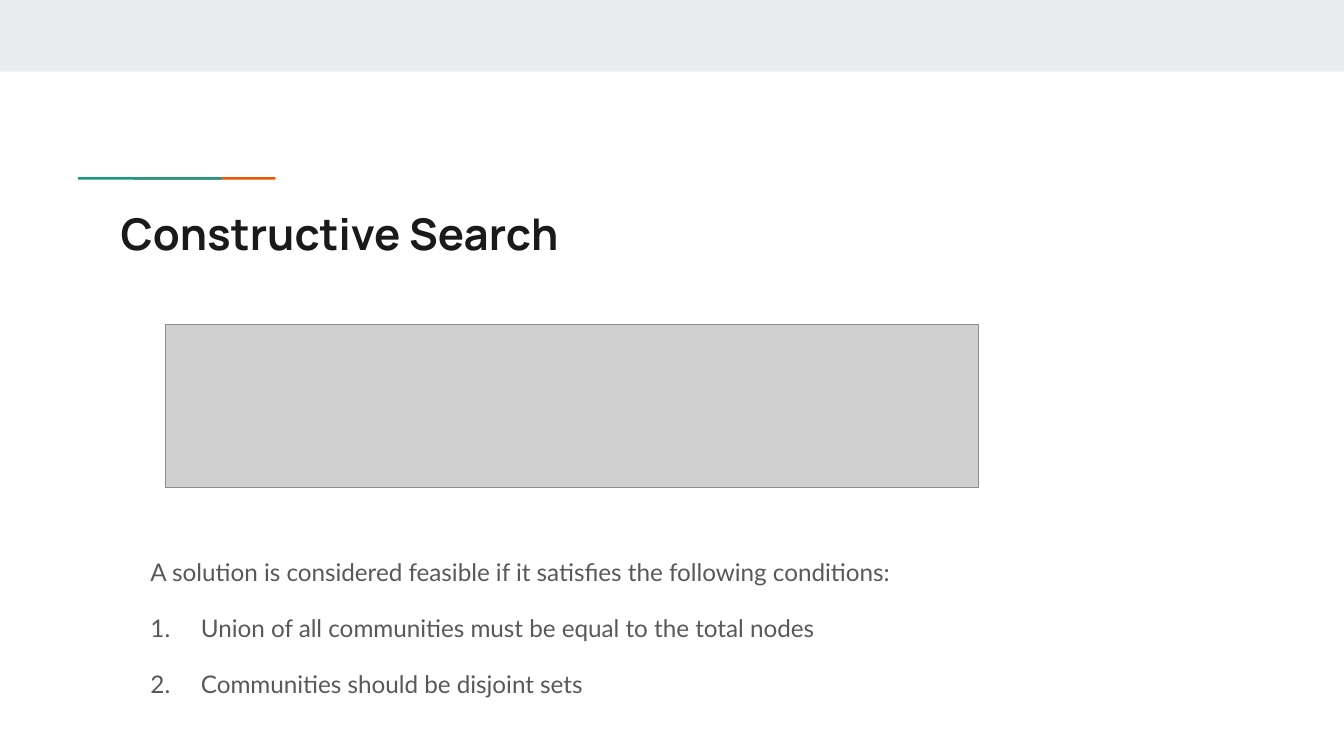
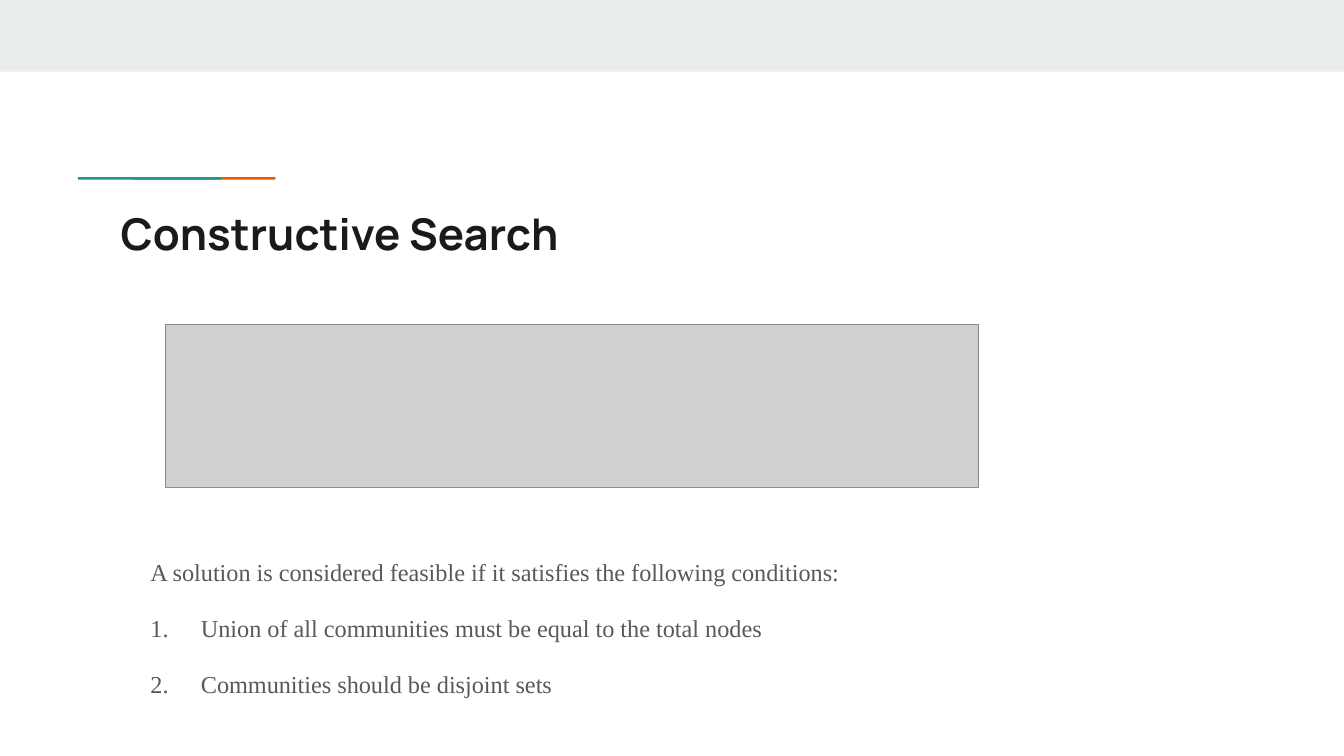
Before and after one commit to GayathriRangu/SIGEVO-Summer-School-S3-2024, a slide deck: slide 8 of presentation_team_2024.pptx. Drawn at 1344x756 pixels with LibreOffice and Linux fonts; fonts in the diff are those of the drawing; grey boxes stand for pictures. Boxes give left, top, right and bottom in pixels: in the first picture for what was removed or moved away, otherwise in the second. Text is boxed around its words. In the diff, an @@ line names an element or a change of style, - is before the commit and + after.

```diff
--- a/presentation_team_2024.pptx
+++ b/presentation_team_2024.pptx
@@ text "A solution is considered feasible ..." at <box>150,564,839,698</box>: font Lato to Times New Roman @@
```
Also in this commit, not shown: 8 other slides changed, 1 slide added, 3 other files.
